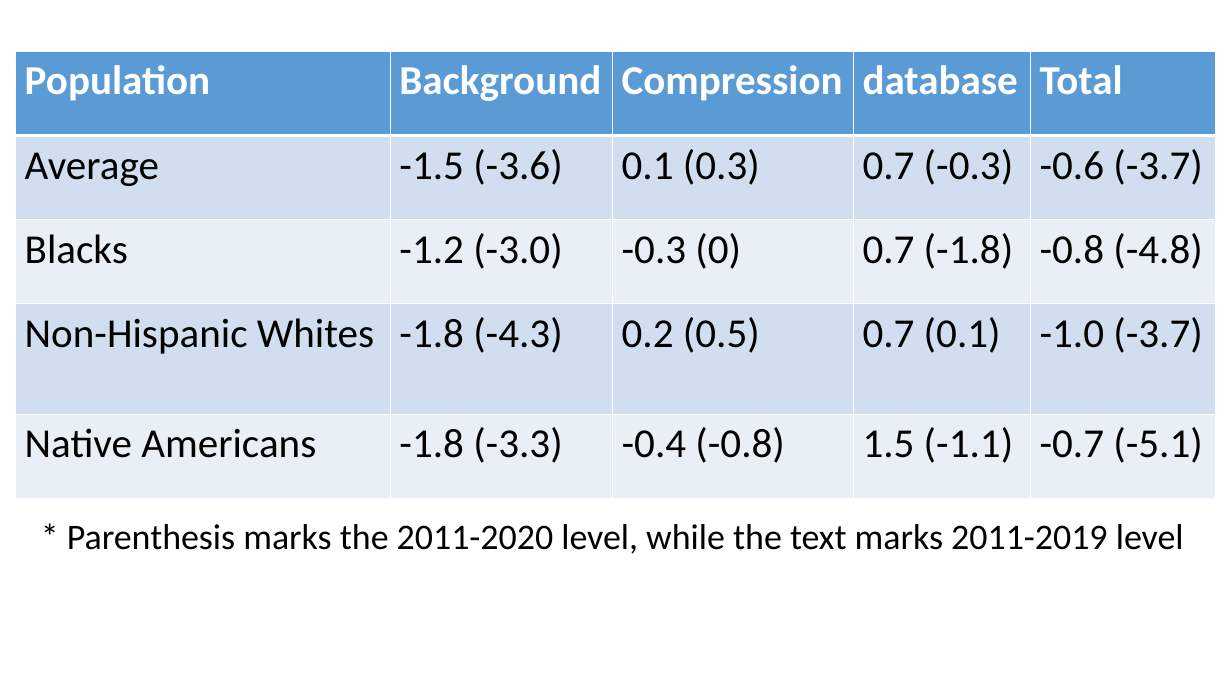
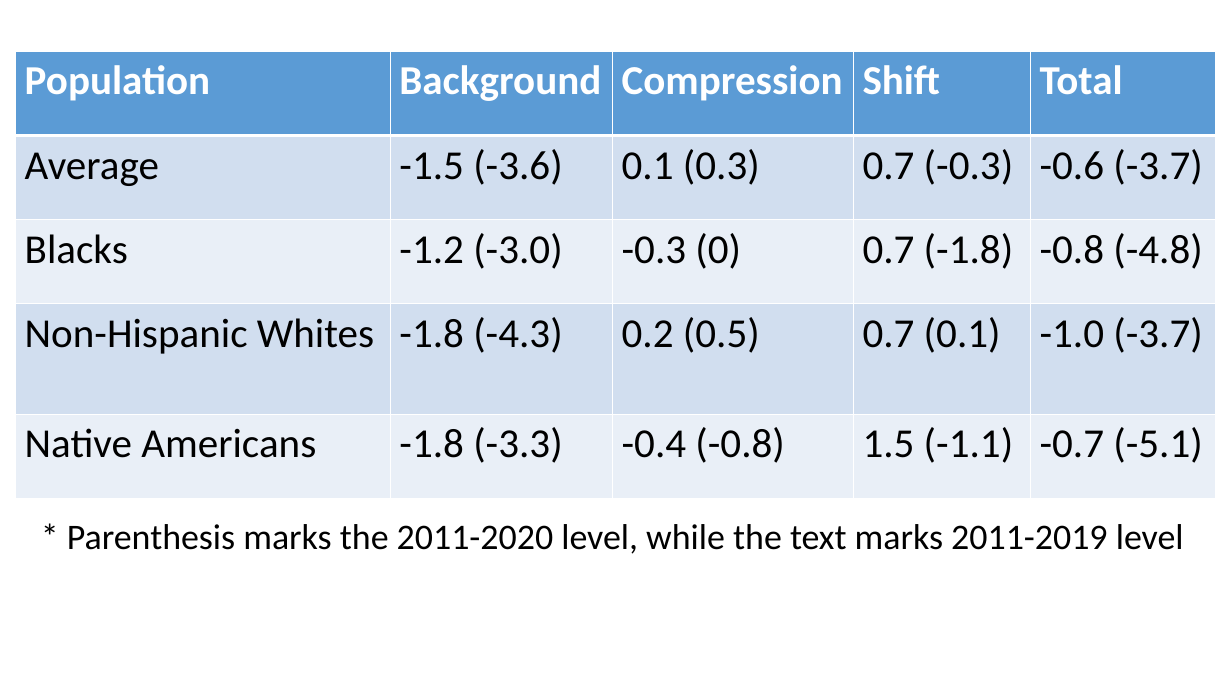
Before and after one commit to WenSu221/Gompertz_Decomp, a slide deck: slide 8 of What Changes in Life expectancy reveals about US.pptx. Drawn at 1232x693 pixels with LibreOffice and Linux fonts; fonts in the diff are those of the drawing. Boxes give left, top, right and bottom in pixels: in the first picture for what was removed or moved away, otherwise in the second. Text is boxed around its words. In the diff, an @@ line names an element or a change of style, - is before the commit and + after.

```diff
--- a/What Changes in Life expectancy reveals about US.pptx
+++ b/What Changes in Life expectancy reveals about US.pptx
@@ table at [16, 51, 1217, 498] @@
-row 1, column 4: database
+row 1, column 4: Shift
```
Also in this commit, not shown: 2 other slides changed, 1 other file.
